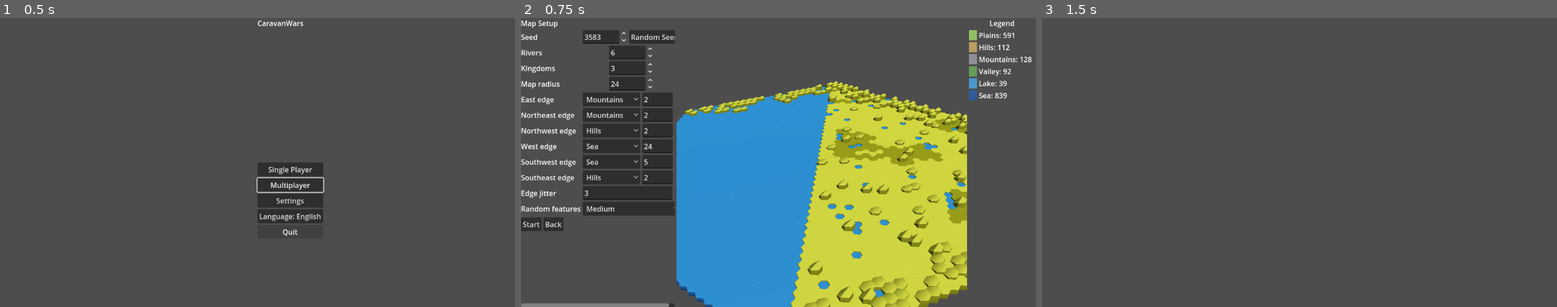
Above: before the commit, frames 1-3 (left to right).
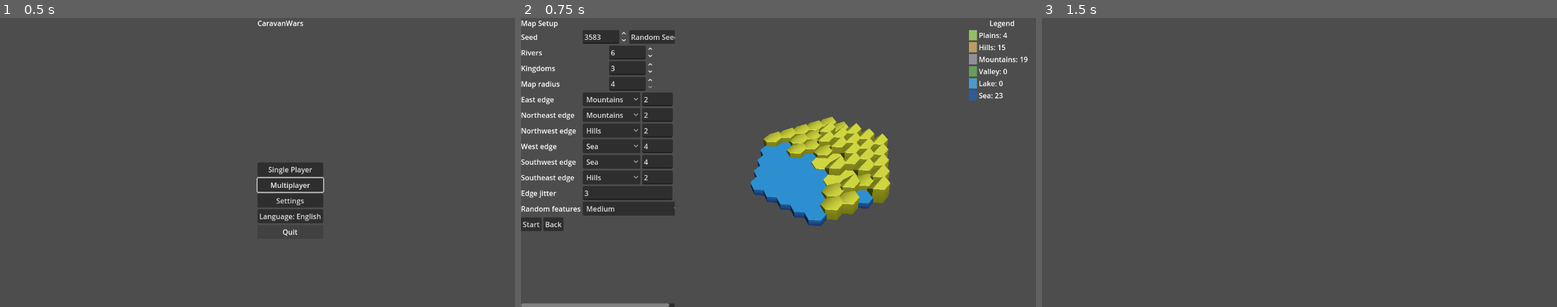
Above: after the commit, the same moments.

Repository: sepa79/CaravanWars
Game: Godot game, scene res://scenes/Main.tscn
Two runs of this game, one before a commit and one after it. Both use one fixed random seed, a clock stepped at 60 frames per second and the inputs below.
Inputs:
- Up to frame 1 (0.5 s): no input
- Up to frame 2 (0.75 s): click "Single Player" at 0.5 s
- Up to frame 3 (1.5 s): click "Start" at 1.25 s

Frame 1 is identical in both runs. In frame 2, 37% of the frame differs, in the area x 17-100%, y 5-100%; in frame 3, nothing differs.

Commit message:
fix: adjust default map seed and radius

Diff:
--- a/game/mapgen/HexMapConfig.gd
+++ b/game/mapgen/HexMapConfig.gd
@@ -1,7 +1,8 @@
 extends RefCounted
 class_name HexMapConfig
 
-const DEFAULT_MAP_RADIUS := 24
+const DEFAULT_MAP_SEED := 666997
+const DEFAULT_MAP_RADIUS := 4
 const DEFAULT_KINGDOM_COUNT := 3
 const DEFAULT_RIVERS_CAP := 6
 const DEFAULT_ROAD_AGGRESSIVENESS := 0.5
@@ -60,7 +61,7 @@
 var random_feature_density: float
 
 func _init(
-    p_seed: int = 0,
+    p_seed: int = DEFAULT_MAP_SEED,
     p_map_radius: int = DEFAULT_MAP_RADIUS,
     p_kingdom_count: int = DEFAULT_KINGDOM_COUNT,
     p_rivers_cap: int = DEFAULT_RIVERS_CAP,
--- a/game/ui/MapSetupScreen.gd
+++ b/game/ui/MapSetupScreen.gd
@@ -202,7 +202,7 @@
     rivers_spinbox.min_value = 0.0
     rivers_spinbox.max_value = 12.0
     radius_spinbox.step = 1.0
-    radius_spinbox.min_value = 6.0
+    radius_spinbox.min_value = max(1.0, min(6.0, float(HEX_MAP_CONFIG_SCRIPT.DEFAULT_MAP_RADIUS)))
     radius_spinbox.max_value = 48.0
 
 func _ensure_edge_controls() -> void:
@@ -469,7 +469,7 @@
         return max(1, _current_config.map_radius)
     if radius_spinbox != null:
         return max(1, int(round(radius_spinbox.value)))
-    return 24
+    return HEX_MAP_CONFIG_SCRIPT.DEFAULT_MAP_RADIUS
 
 func _update_edge_width_limits() -> void:
     var max_radius := _get_radius_limit()
Not shown, changed: CHANGELOG.md
